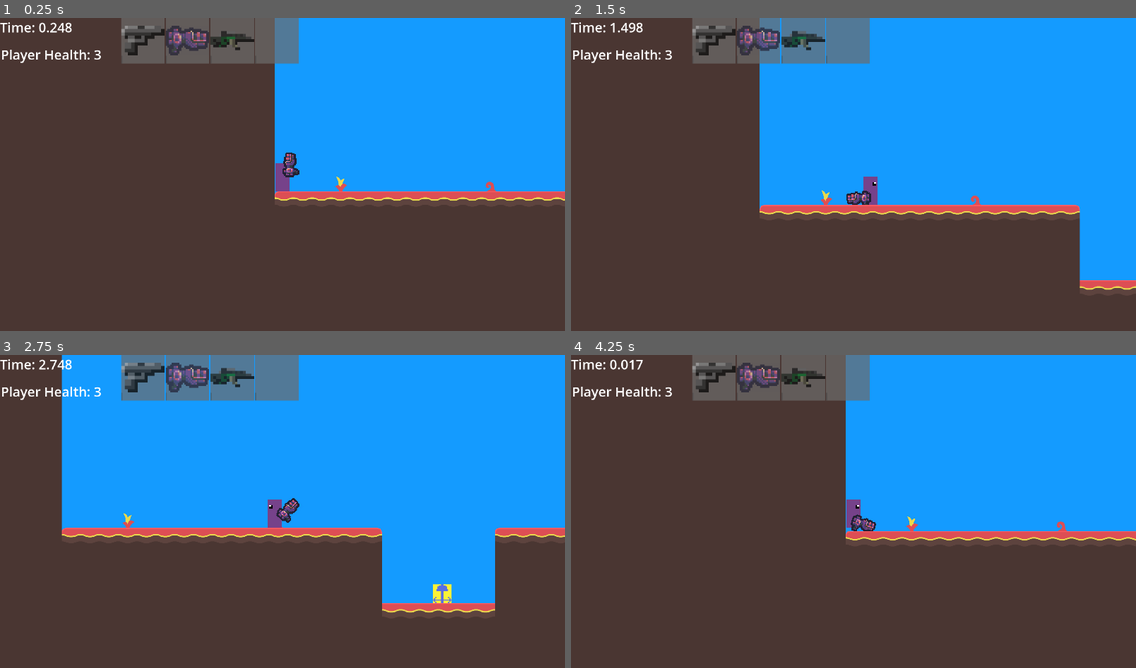
Above: before the commit, frames 1-4 (two rows, left to right).
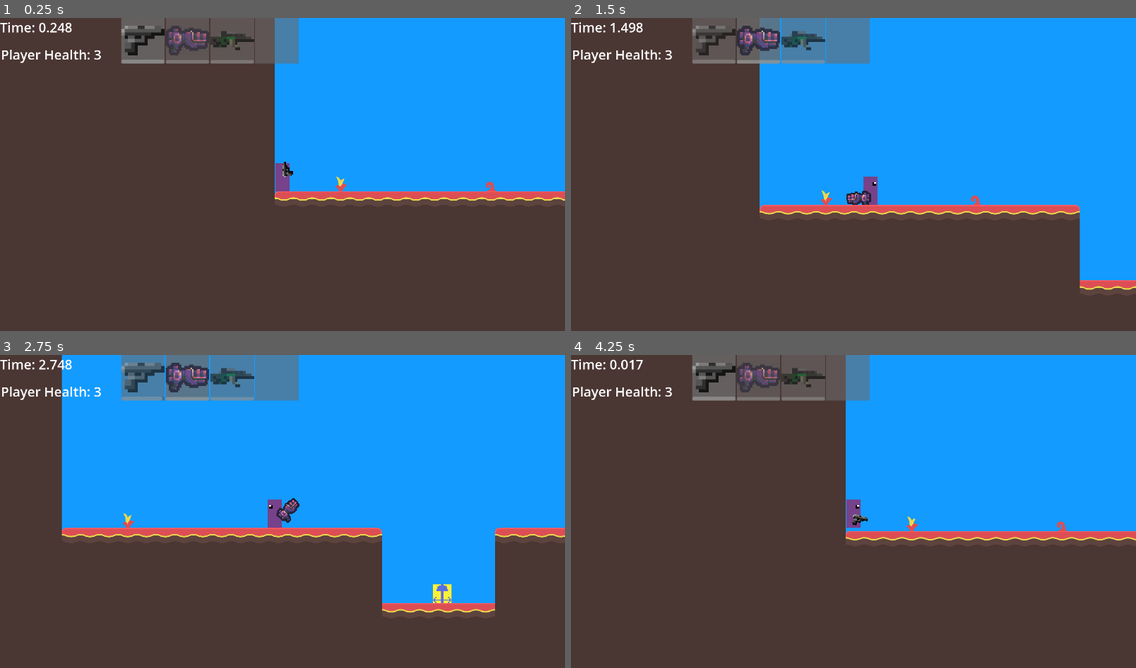
Above: after the commit, the same moments.

Repository: AidanCooper2003/AshenSkies
Game: Godot game, scene res://scenes/levels/playtest_level.tscn
The game is run twice, just before and just after one commit, with the same random seed, the same clock (stepped at 60 frames per second) and the same inputs.
Inputs (mouse positions are in pixels of both pictures, inside the frame that each line leads up to):
- Up to frame 1 (0.25 s): no input
- Up to frame 2 (1.5 s): move the mouse to (977, 161) at 0.52 s; hold D (Move Right) from 0.53 s (still down); tap Mouse wheel down (SwapWeaponDown) at 0.6 s; tap Space (Jump) at 0.77 s; tap Mouse wheel up (SwapWeaponUp) at 0.8, 1.35 s; move the mouse to (740, 193) at 1.27 s
- Up to frame 3 (2.75 s): tap Space (Jump) at 1.52 s; tap Mouse wheel down (SwapWeaponDown) at 1.55 s; move the mouse to (339, 442) at 2.02 s; release D (Move Right) at 2.03 s; press the mouse at (339, 442) at 2.03 s; hold A (Move Left) from 2.03 s (still down); tap Mouse wheel up (SwapWeaponUp) at 2.3 s
- Up to frame 4 (4.25 s): move the mouse to (825, 577) at 2.77 s; release A (Move Left) at 2.78 s; release the mouse at (825, 577) at 2.78 s; hold D (Move Right) from 2.78 s (still down); right-click (825, 577) at 2.85 s; tap Space (Jump) at 3.02, 3.77 s; tap Mouse wheel down (SwapWeaponDown) at 3.05, 3.6 s; move the mouse to (1023, 561) at 3.52 s; tap Mouse wheel up (SwapWeaponUp) at 3.8 s; tap R (Debug Reset) at 4.15 s

The runs differ from the first frame. In frame 1, 0.4% of the frame differs, in the area x 21-53%, y 13-51%; in frame 2, 0.3%; in frame 3, 0.4%, in the area x 21-46%, y 3-15%; in frame 4, 0.4%.

Commit message:
Added durability and weapon swapping UI

Diff:
--- a/Scripts/entities/Player.gd
+++ b/Scripts/entities/Player.gd
@@ -5,12 +5,14 @@
 
 signal changeOnFloorState
 signal healthChanged
+signal selectedNewWeapon
+signal durabilityChanged
 
 @export var walkerComponent: WalkerComponent
 @export var jumperComponent: JumperComponent
 @export var weaponManager: WeaponManager
 @export var animationPlayer: AnimationPlayer
-@export var inventoryManager: InventoryManager
+@export var weaponInventoryManager: WeaponInventoryManager
 
 @export var leftSprite: Texture
 @export var rightSprite: Texture
@@ -67,10 +69,14 @@
 
 func handleWeaponSwap():
 	if Input.is_action_just_pressed("SwapWeaponDown"):
-		weaponManager.switch_weapon(inventoryManager.swap_weapon_left())
+		weaponManager.switch_weapon(weaponInventoryManager.swap_weapon_left())
 	if Input.is_action_just_pressed("SwapWeaponUp"):
-		weaponManager.switch_weapon(inventoryManager.swap_weapon_right())
+		weaponManager.switch_weapon(weaponInventoryManager.swap_weapon_right())
+	selectedNewWeapon.emit(weaponInventoryManager.currentWeapon)
 
+func handleWeaponDurability():
+	var durabilityPercentage = (float(weaponManager.instantiatedWeapon.durability) / float(weaponManager.instantiatedWeapon.maxDurability)) * 100
+	durabilityChanged.emit(weaponInventoryManager.currentWeapon, durabilityPercentage)
 
 
 func handleWeaponFiring():
@@ -79,6 +85,7 @@
 	handleSecondaryFire()
 	handleTertiaryFire()
 	handleWeaponSwap()
+	handleWeaponDurability()
 
 func relayChangedHealth(newHealth: int):
 	healthChanged.emit(newHealth)
--- a/Scripts/entities/Weapons/weapon.gd
+++ b/Scripts/entities/Weapons/weapon.gd
@@ -8,8 +8,9 @@
 @export var sprite: Sprite2D
 
 @export var fireDelay : float
-@export var durability : int
+@export var maxDurability : int
 
+var durability
 
 var canFire: bool
 
@@ -18,6 +19,7 @@
 
 
 func _ready():
+	durability = maxDurability
 	fireDelayTimer.wait_time = fireDelay
 	canFire = false
 	fireDelayTimer.start()
--- a/Scripts/entity-components/InventoryManager.gd
+++ b/Scripts/entity-components/InventoryManager.gd
@@ -1,9 +1,8 @@
 extends Node2D
 
-class_name InventoryManager
+class_name WeaponInventoryManager
 
 
-var resources: Dictionary
 var weapons: Array = []
 
 @export var weaponInventorySize: int
--- a/scenes/levels/UI-Manager.gd
+++ b/scenes/levels/UI-Manager.gd
@@ -5,6 +5,12 @@
 @export var healthText: RichTextLabel
 @export var deathText: RichTextLabel
 
+@export var deselectedSlotColor: Color
+@export var selecectedSlotColor: Color
+
+@export var weaponSlots: Array[Control]
+
+var lastSelectedWeapon = 0
 
 var time: float = 0
 
@@ -23,3 +29,13 @@
 	healthText.text = "Player Health: " + str(newHealth)
 	if newHealth == 0:
 		deathText.visible = true
+
+
+func _on_player_selected_new_weapon(newWeapon: int):
+	weaponSlots[lastSelectedWeapon].modulate = deselectedSlotColor
+	weaponSlots[newWeapon].modulate = selecectedSlotColor
+	lastSelectedWeapon = newWeapon
+
+
+func _on_player_durability_changed(currentWeapon: int, durability: int):
+	weaponSlots[currentWeapon].get_child(2).value = durability
--- a/scenes/levels/playtest_level.tscn
+++ b/scenes/levels/playtest_level.tscn
@@ -27,17 +27,65 @@
 
 [node name="CanvasLayer" parent="Camera2D" instance=ExtResource("2_eqhnj")]
 
+[node name="Control" parent="Camera2D/CanvasLayer/Control/InventoryContainer" index="0"]
+modulate = Color(1, 1, 1, 0.588235)
+
+[node name="ProgressBar" parent="Camera2D/CanvasLayer/Control/InventoryContainer/Control" index="2"]
+anchors_preset = 12
+anchor_right = 1.0
+offset_top = -13.0
+offset_right = 0.0
+grow_horizontal = 2
+value = 100.0
+
+[node name="Control2" parent="Camera2D/CanvasLayer/Control/InventoryContainer" index="1"]
+modulate = Color(1, 1, 1, 0.588235)
+
+[node name="ProgressBar" parent="Camera2D/CanvasLayer/Control/InventoryContainer/Control2" index="2"]
+anchors_preset = 12
+anchor_right = 1.0
+offset_top = -12.0
+offset_right = 0.0
+grow_horizontal = 2
+value = 100.0
+
+[node name="Control3" parent="Camera2D/CanvasLayer/Control/InventoryContainer" index="2"]
+modulate = Color(1, 1, 1, 0.588235)
+
+[node name="ProgressBar" parent="Camera2D/CanvasLayer/Control/InventoryContainer/Control3" index="2"]
+anchors_preset = 12
+anchor_right = 1.0
+offset_top = -12.0
+offset_right = 0.0
+grow_horizontal = 2
+value = 100.0
+
+[node name="Control4" parent="Camera2D/CanvasLayer/Control/InventoryContainer" index="3"]
+modulate = Color(1, 1, 1, 0.588235)
+
+[node name="ProgressBar" parent="Camera2D/CanvasLayer/Control/InventoryContainer/Control4" index="2"]
+visible = false
+anchors_preset = 12
+anchor_right = 1.0
+offset_top = -11.0
+offset_right = 0.0
+grow_horizontal = 2
+value = 100.0
+
 [node name="TileMap" type="TileMap" parent="."]
 tile_set = ExtResource("2_n6233")
 format = 2
 layer_0/tile_data = PackedInt32Array(393216, 983044, 11, 327680, 983044, 11, 327681, 983044, 11, 393217, 983044, 11, 19 …(63002 unchanged characters)…
 
-[node name="UIManager" type="Node2D" parent="." node_paths=PackedStringArray("timerText", "finalTimerText", "healthText", "deathText")]
+[node name="UIManager" type="Node2D" parent="." node_paths=PackedStringArray("timerText", "finalTimerText", "healthText", "deathText", "weaponSlots")]
 script = ExtResource("4_bs2vo")
 timerText = NodePath("../Camera2D/CanvasLayer/Control/Timer")
 finalTimerText = NodePath("../Camera2D/CanvasLayer/Control/Timer")
 healthText = NodePath("../Camera2D/CanvasLayer/Control/Health")
 deathText = NodePath("../Camera2D/CanvasLayer/Control/Death")
+deselectedSlotColor = Color(1, 1, 1, 0.588235)
+selecectedSlotColor = Color(1, 1, 1, 0.784314)
+weaponSlots = [NodePath("../Camera2D/CanvasLayer/Control/InventoryContainer/Control"), NodePath("../Camera2D/CanvasLayer/Control/InventoryContainer/Control2"), NodePath("../Camera2D/CanvasLayer/Control/InventoryContainer/Control3"), NodePath("../Camera2D/CanvasLayer/Control/InventoryContainer/Control4")]
 
 [node name="DEBUG_HELPER" type="Node2D" parent="." node_paths=PackedStringArray("timerText", "finalTimerText", "healthText", "deathText")]
 script = ExtResource("3_pcsxx")
@@ -69,7 +117,9 @@
 relativeLeftBound = -50.0
 relativeRightBound = 400.0
 
+[connection signal="durabilityChanged" from="Player" to="UIManager" method="_on_player_durability_changed"]
 [connection signal="healthChanged" from="Player" to="UIManager" method="_on_player_health_changed"]
+[connection signal="selectedNewWeapon" from="Player" to="UIManager" method="_on_player_selected_new_weapon"]
 [connection signal="area_entered" from="Area2D" to="UIManager" method="_on_area_2d_area_entered"]
 
 [editable path="Camera2D/CanvasLayer"]
--- a/scenes/objects/player.tscn
+++ b/scenes/objects/player.tscn
@@ -9,7 +9,7 @@
 [ext_resource type="Script" path="res://Scripts/entity-components/HealthComponent.gd" id="7_wlhmx"]
 [ext_resource type="Script" path="res://Scripts/entity-components/HitboxComponent.gd" id="8_57w21"]
 [ext_resource type="Script" path="res://Scripts/entity-components/WeaponManager.gd" id="9_ppa1w"]
-[ext_resource type="PackedScene" uid="uid://1b8ip178vdth" path="res://scenes/objects/weapons/spikeball_launcher.tscn" id="10_oefgt"]
+[ext_resource type="PackedScene" uid="uid://bg12mot7m8ooy" path="res://scenes/objects/weapons/test_gun.tscn" id="10_77isk"]
 [ext_resource type="Script" path="res://Scripts/entity-components/InventoryManager.gd" id="11_ivavg"]
 
 [sub_resource type="RectangleShape2D" id="RectangleShape2D_t5u02"]
@@ -35,14 +35,14 @@
 "iFrameFlashing": SubResource("Animation_ybw7g")
 }
 
-[node name="Player" type="CharacterBody2D" node_paths=PackedStringArray("walkerComponent", "jumperComponent", "weaponManager", "animationPlayer", "inventoryManager", "sprite2D")]
+[node name="Player" type="CharacterBody2D" node_paths=PackedStringArray("walkerComponent", "jumperComponent", "weaponManager", "animationPlayer", "weaponInventoryManager", "sprite2D")]
 collision_mask = 16
 script = ExtResource("1_guxbx")
 walkerComponent = NodePath("WalkerComponent")
 jumperComponent = NodePath("JumperComponent")
 weaponManager = NodePath("WeaponManager")
 animationPlayer = NodePath("AnimationPlayer")
-inventoryManager = NodePath("InventoryManager")
+weaponInventoryManager = NodePath("WeaponInventoryManager")
 leftSprite = ExtResource("2_p5gux")
 rightSprite = ExtResource("5_mf2qx")
 sprite2D = NodePath("Sprite2D")
@@ -89,7 +89,7 @@
 
 [node name="WeaponManager" type="Node2D" parent="."]
 script = ExtResource("9_ppa1w")
-defaultWeapon = ExtResource("10_oefgt")
+defaultWeapon = ExtResource("10_77isk")
 weaponDistance = 300.0
 
 [node name="WeaponHolder" type="Node2D" parent="WeaponManager"]
@@ -99,7 +99,7 @@
 "": SubResource("AnimationLibrary_lsudj")
 }
 
-[node name="InventoryManager" type="Node2D" parent="."]
+[node name="WeaponInventoryManager" type="Node2D" parent="."]
 script = ExtResource("11_ivavg")
 weaponInventorySize = 4
 
--- a/scenes/objects/weapons/ash_staff.tscn
+++ b/scenes/objects/weapons/ash_staff.tscn
@@ -11,7 +11,7 @@
 fireDelayTimer = NodePath("Timer")
 sprite = NodePath("Sprite2D")
 fireDelay = 2.0
-durability = 200
+maxDurability = 1000
 
 [node name="ProjectileShooter" type="Node2D" parent="."]
 position = Vector2(92, 6)
--- a/scenes/objects/weapons/dummy_gun.tscn
+++ b/scenes/objects/weapons/dummy_gun.tscn
@@ -11,7 +11,7 @@
 fireDelayTimer = NodePath("Timer")
 sprite = NodePath("Sprite2D")
 fireDelay = 0.07
-durability = 200
+maxDurability = 200
 
 [node name="ProjectileShooter" type="Node2D" parent="."]
 position = Vector2(64, 14)
--- a/scenes/objects/weapons/nazareth_blade.tscn
+++ b/scenes/objects/weapons/nazareth_blade.tscn
@@ -17,7 +17,7 @@
 fireDelayTimer = NodePath("FireDelayTimer")
 sprite = NodePath("Sprite2D")
 fireDelay = 1.0
-durability = 20
+maxDurability = 30
 
 [node name="Sprite2D" type="Sprite2D" parent="."]
 position = Vector2(42, 0)
--- a/scenes/objects/weapons/spikeball_launcher.tscn
+++ b/scenes/objects/weapons/spikeball_launcher.tscn
@@ -11,7 +11,7 @@
 fireDelayTimer = NodePath("FireDelayTimer")
 sprite = NodePath("Sprite2D")
 fireDelay = 0.5
-durability = 20
+maxDurability = 15
 
 [node name="ProjectileShooter" type="Node2D" parent="."]
 position = Vector2(52, 4)
--- a/scenes/objects/weapons/test_gun.tscn
+++ b/scenes/objects/weapons/test_gun.tscn
@@ -11,7 +11,7 @@
 fireDelayTimer = NodePath("FireDelayTimer")
 sprite = NodePath("Sprite2D")
 fireDelay = 0.5
-durability = 20
+maxDurability = 20
 
 [node name="ProjectileShooter" type="Node2D" parent="."]
 position = Vector2(52, 4)
